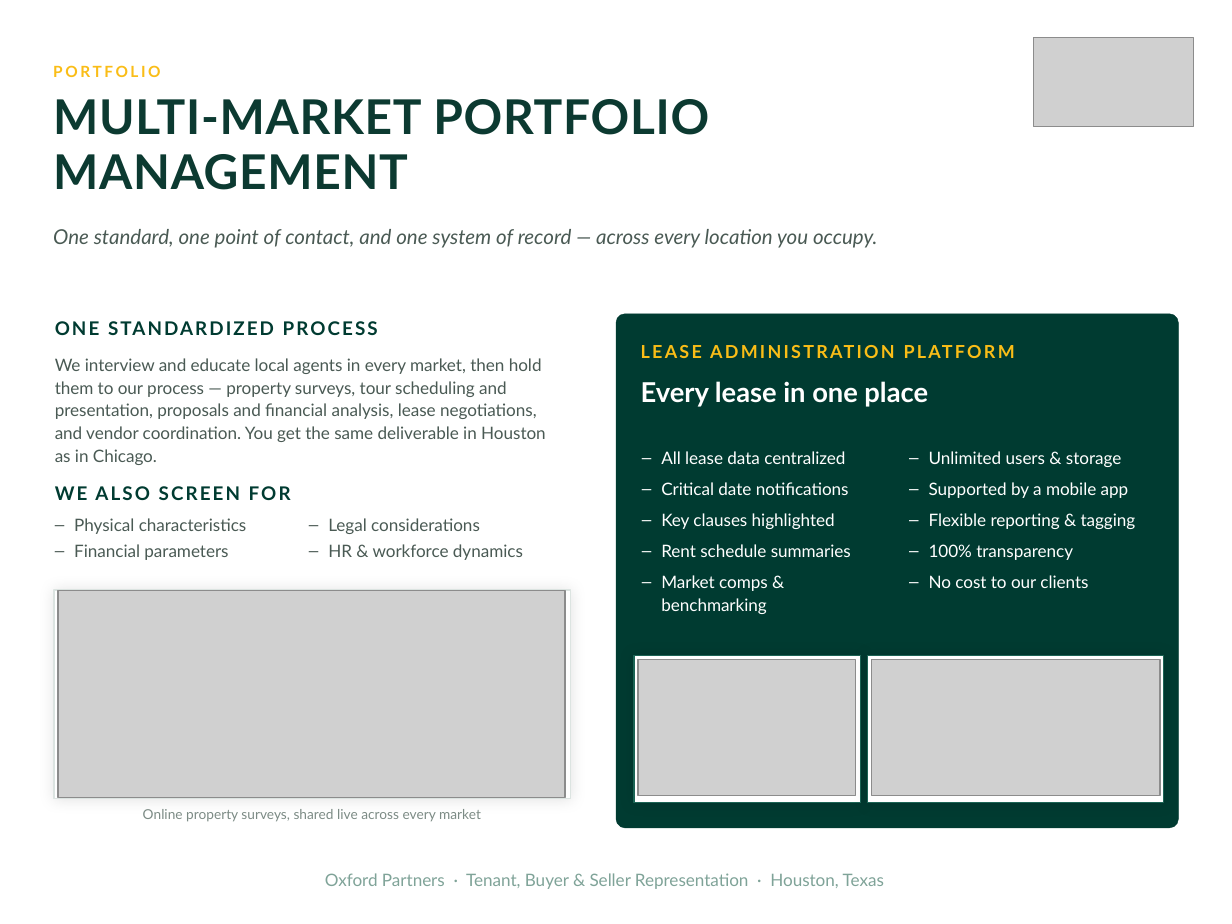
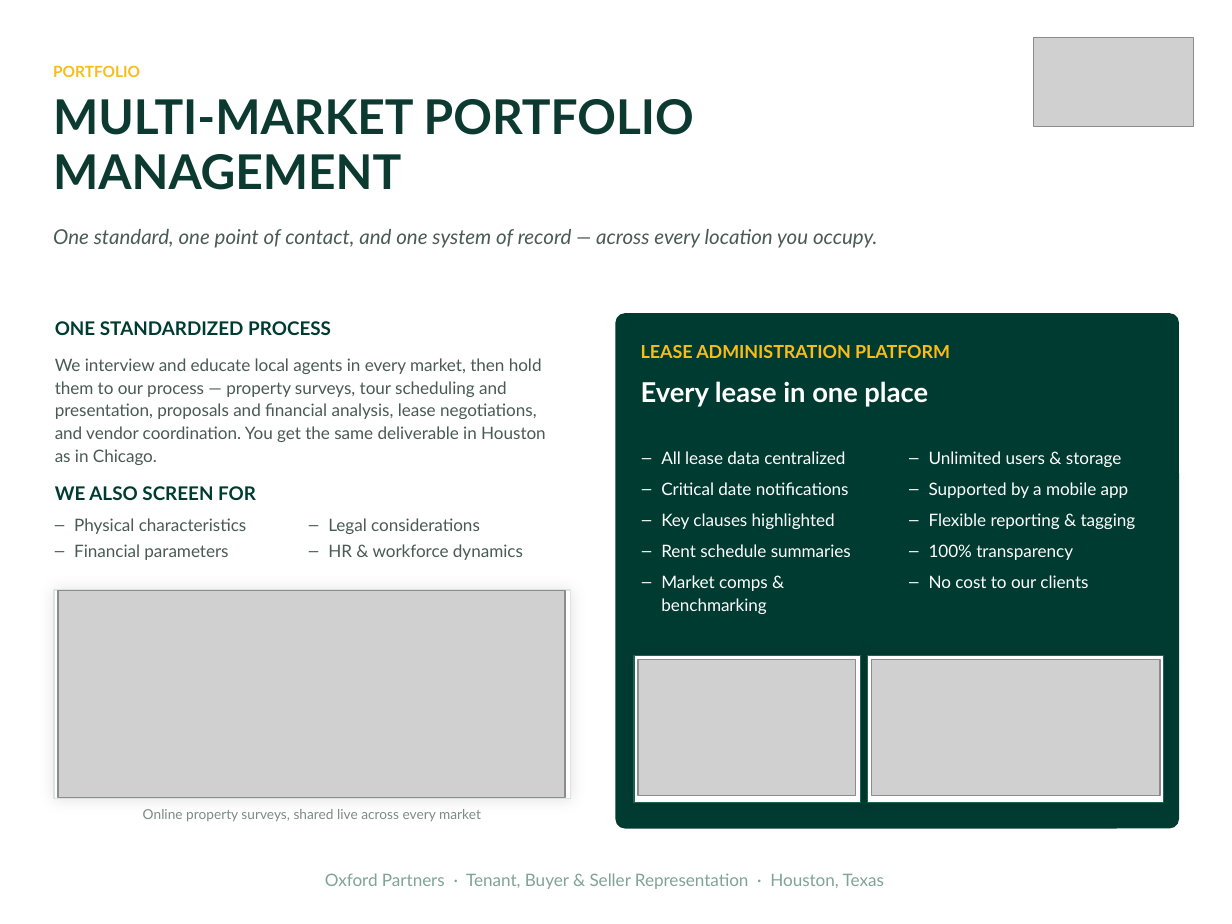
Before and after one commit to rhartsell-ar/oxford-templates, a slide deck: slide 11 of Oxford_How_We_Work_ Updated Sept 2026.pptx. Drawn at 1232x924 pixels with LibreOffice and Linux fonts; fonts in the diff are those of the drawing; grey boxes stand for pictures. Boxes give left, top, right and bottom in pixels: in the first picture for what was removed or moved away, otherwise in the second. Text is boxed around its words. In the diff, an @@ line names an element or a change of style, - is before the commit and + after.

```diff
--- a/Oxford_How_We_Work_ Updated Sept 2026.pptx
+++ b/Oxford_How_We_Work_ Updated Sept 2026.pptx
@@ text "PORTFOLIO" at (x1=53, y1=65, x2=140, y2=77): letter spacing 1.5 to 0 pt @@
@@ text "MULTI-MARKET PORTFOLIO MANAGEMENT" at (x1=53, y1=99, x2=694, y2=190): letter spacing 0.5 to 0 pt @@
@@ text "ONE STANDARDIZED PROCESS" at (x1=55, y1=321, x2=331, y2=335): letter spacing 1.2 to 0 pt @@
@@ rounded rectangle at (x1=616, y1=314, x2=1179, y2=828): outline #003B31 0.25 pt to #003B31 0.75 pt @@
@@ text "LEASE ADMINISTRATION PLATFORM" at (x1=641, y1=345, x2=950, y2=358): letter spacing 1.4 to 0 pt @@
@@ text "WE ALSO SCREEN FOR" at (x1=55, y1=486, x2=256, y2=500): letter spacing 1.2 to 0 pt @@
```
Also in this commit, not shown: 16 other slides changed.
